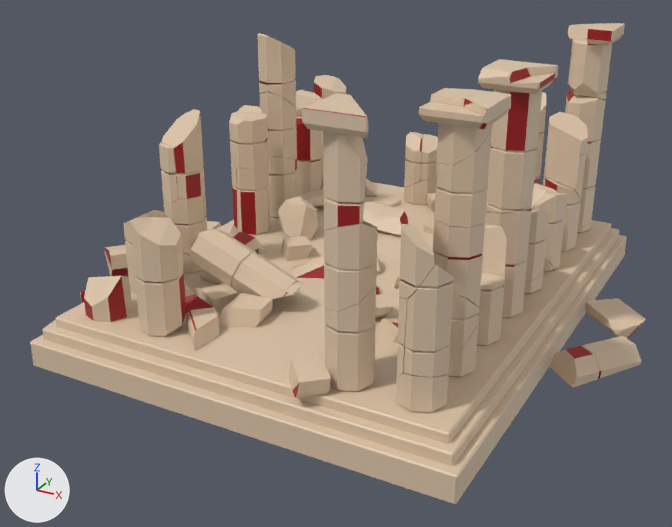
One commit to the FBX model Blender Models/Geography and History/Parthenon-Destroyed2.fbx: the scene before it, then after it.
Rendered twice from a 50 mm camera at (1.521, -3.0, 1.629) aimed at (-0.044, -0.154, 0.206). Lighting does not change. The marker at lower left points along +X, +Y and +Z.

Names of what the first picture shows: 'pillars b_cell.259'.
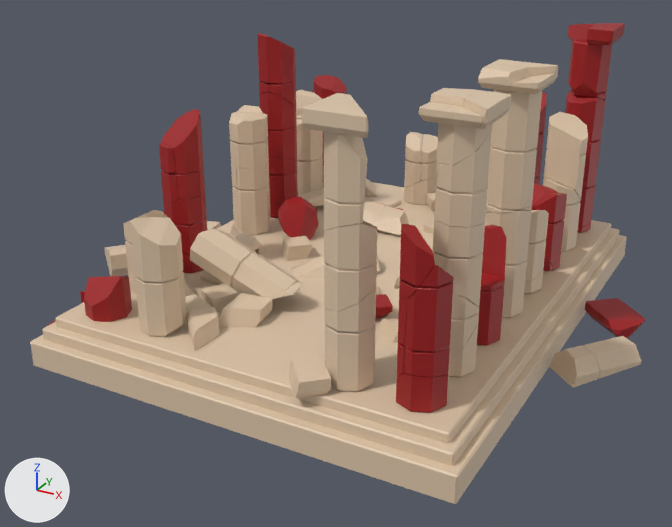
What differs and where, as boxes (x1, y1, x2, y2) in the pictures (672 x 527 px):
part 1 of me_pillars_b_cell_260, recoloured (beige to red)
    both: (46, 23, 646, 413)
part 2 of me_pillars_b_cell_260, recoloured (red to beige)
    both: (104, 68, 602, 397)

Edits to the bpy script that builds the scene:
```text
Change me_pillars_b_cell_260:
    used by ob_pillars_b_cell_259; location = (0.0, 0.0, 0.0)
    remove me_pillars_b_cell_260.from_pydata(...)  # 4135 vertices, 3119 faces; spans x -1.14..1.08, y -1.0..1.0, z -0.03..1.01
    add me_pillars_b_cell_260.from_pydata(...)  # 4134 vertices, 3119 faces; spans x -1.14..1.08, y -1.0..1.0, z -0.03..1.01
    me_pillars_b_cell_260 part 1: 999 faces spanning x -0.96..1.04, y -0.88..0.9, z -0.02..1.01 switch from mat_1_primary (beige #dfc6aa) to mat_2_secondary (red #9f1317)
    me_pillars_b_cell_260 part 2: 218 faces spanning x -1.14..1.05, y -0.98..1.0, z -0.03..1.01 switch from mat_2_secondary (red #9f1317) to mat_1_primary (beige #dfc6aa)
```
